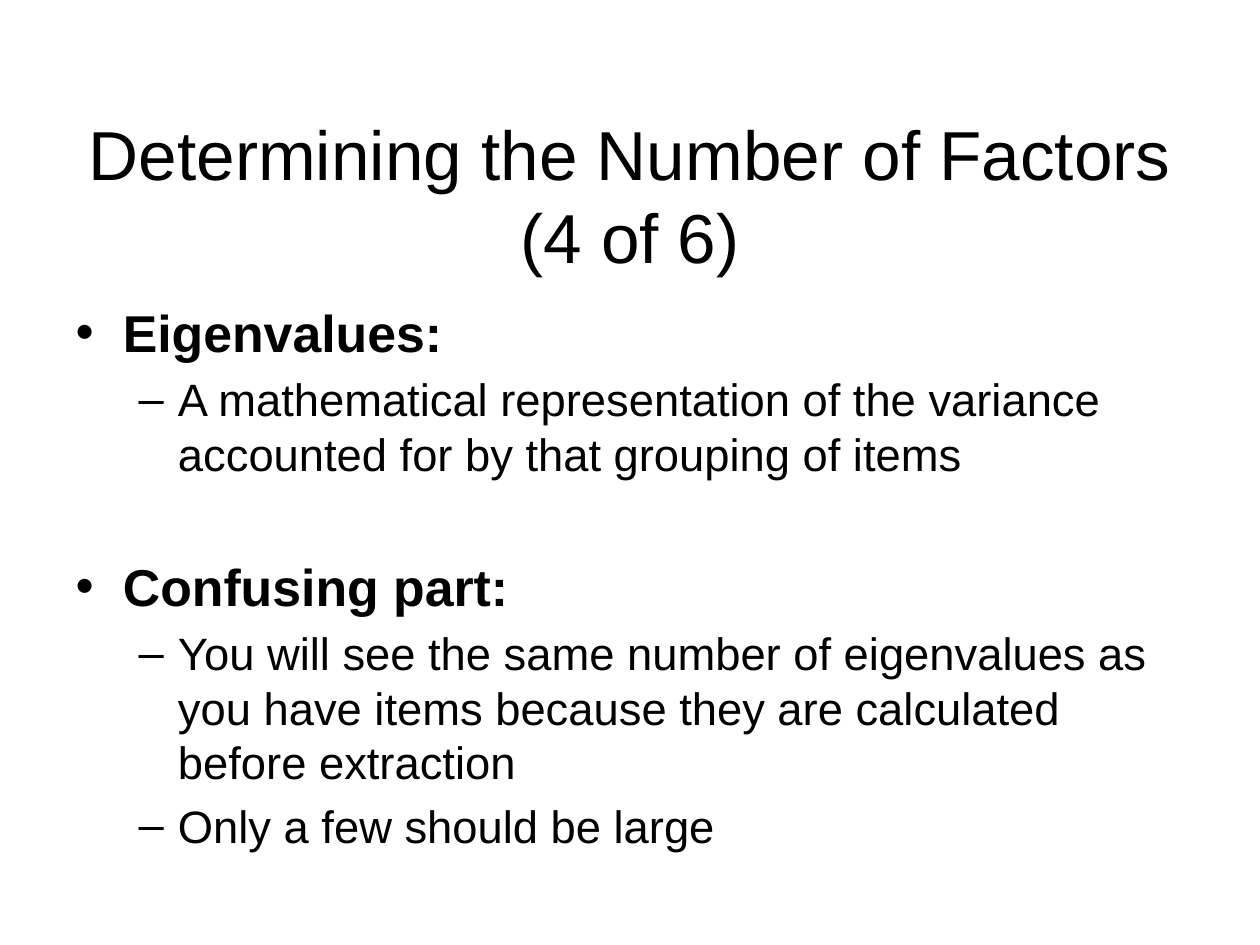
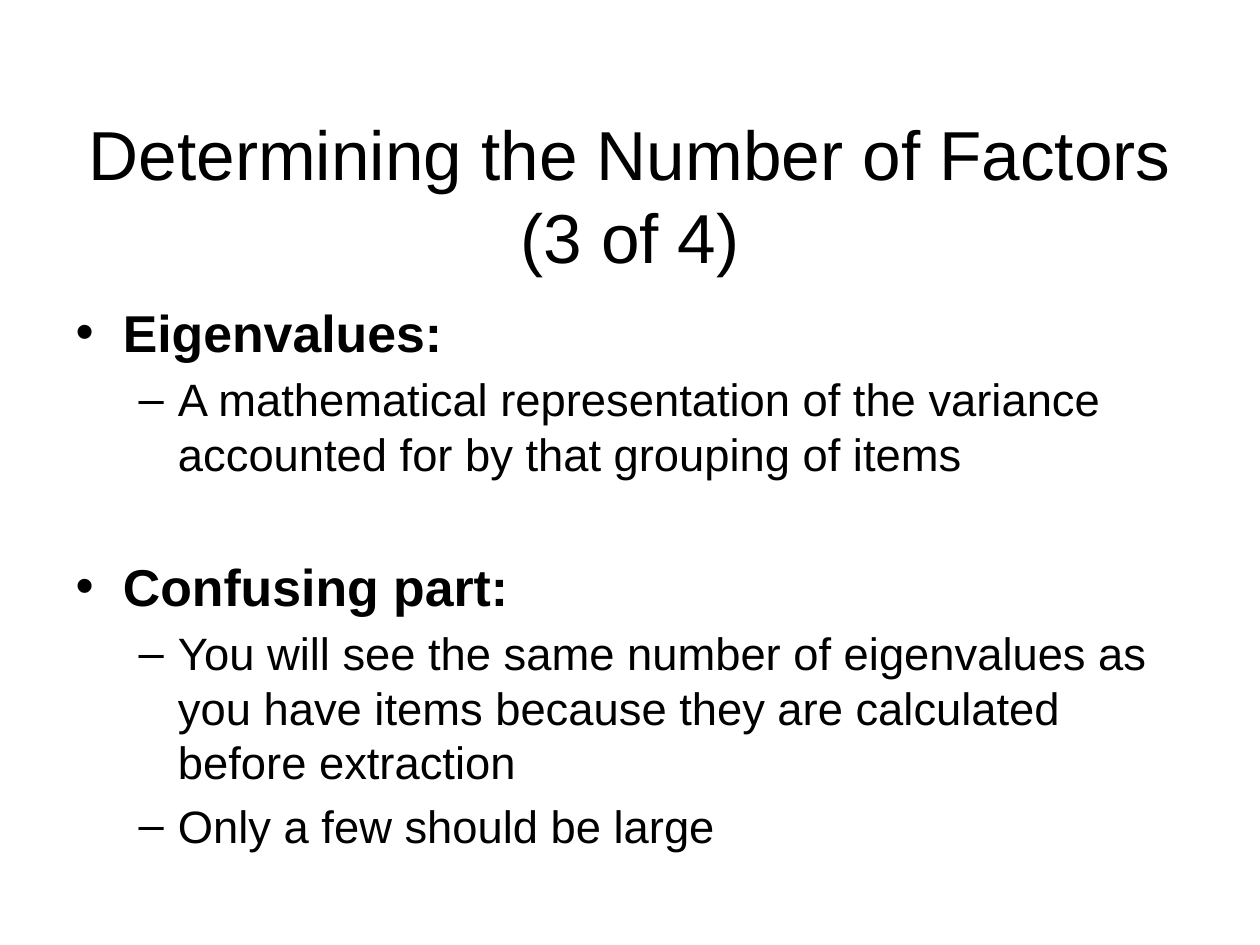
Before and after one commit to npm27/Teaching-Materials, a slide deck: slide 14 of Tests and Eval/Fall 25/Slides/12 Chapter 4 Part 2.pptx (slide 17 before the commit). Drawn at 1260x945 pixels with LibreOffice and Linux fonts; fonts in the diff are those of the drawing. Boxes give left, top, right and bottom in pixels: in the first picture for what was removed or moved away, otherwise in the second. Text is boxed around its words. In the diff, an @@ line names an element or a change of style, - is before the commit and + after.

```diff
--- a/Tests and Eval/Fall 25/Slides/12 Chapter 4 Part 2.pptx
+++ b/Tests and Eval/Fall 25/Slides/12 Chapter 4 Part 2.pptx
@@ title at bbox=[89, 129, 1170, 276]: text changed @@
-Determining the Number of Factors (4 of 6)
+Determining the Number of Factors (3 of 4)
```
Also in this commit, not shown: 13 other slides changed, 8 slides removed.
